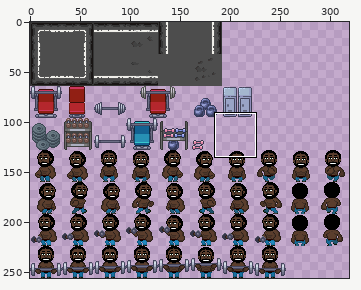
Sprite sheet -- asset-canister/nft/d490e01c-b2a9-48a8-a2b7-70a6ca2a1806.png. The first picture is a wide view before the edit; the outline marks the close-up.
Close-up. Old version:
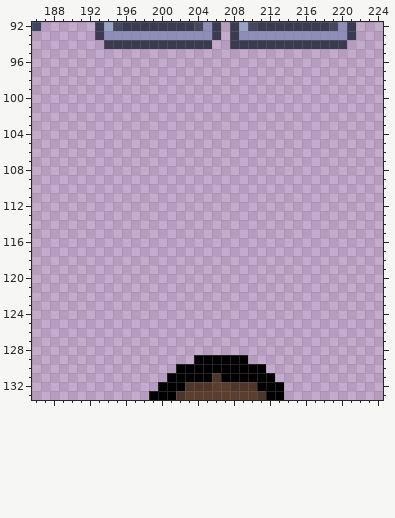
The file is 320x256 pixels. Colours within 5 levels of each other are drawn and written as one. Shown: x 186..224, y 92..133. The wide view leaves out empty margins.
After the commit:
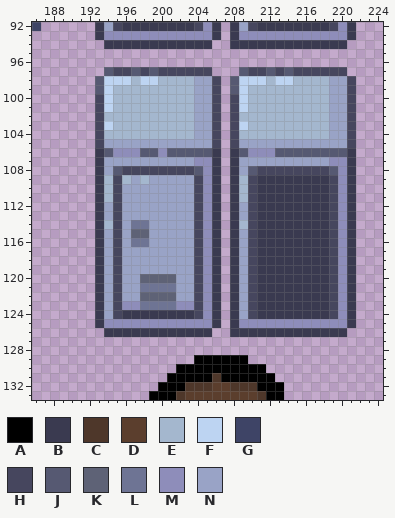
Palette (. is transparent): A #000000  B #3a3a50  C #4e372a  D #5b3e2d  E #a4b7ce  F #bdd4f2  G #3e4466  H #46465e  J #565972  K #5e6276  L #6e7494  M #8e8dba  N #99a3c6
The exact change:
@@ x 186..224 @@
  96 .......................................
- 97 .......................................
- 98 .......................................
- 99 .......................................
-100 .......................................
-101 .......................................
-102 .......................................
-103 .......................................
-104 .......................................
-105 .......................................
-106 .......................................
-107 .......................................
-108 .......................................
-109 .......................................
-110 .......................................
-111 .......................................
-112 .......................................
-113 .......................................
-114 .......................................
-115 .......................................
-116 .......................................
-117 .......................................
-118 .......................................
-119 .......................................
-120 .......................................
-121 .......................................
-122 .......................................
-123 .......................................
-124 .......................................
-125 .......................................
-126 .......................................
+ 97 ........JHHJHJHHHHHH...JHHJHJHHHHHH....
+ 98 .......JFFFEFFEEEENNH.JFFFEFFEEEENNH...
+ 99 .......JFEEEEEEEEENNH.JFEEEEEEEEENNH...
+100 .......HFEEEEEEEEENNH.HFEEEEEEEEENNH...
+101 .......HFEEEEEEEEENNH.HFEEEEEEEEENNH...
+102 .......HEEEEEEEEEENNH.HEEEEEEEEEENNH...
+103 .......HFEEEEEEEEENNH.HFEEEEEEEEENNH...
+104 .......HEEEEEEEEEENNH.HEEEEEEEEEENNH...
+105 .......HNNNNNNNNNNNNH.HNNNNNNNNNNNNH...
+106 .......BJMMMJJMJJJJJB.BJMMMJJJJJJJJB...
+107 .......BNNNNNNNNNNMMB.BNNNNNNNNNNMMB...
+108 .......BNJHHHHHHHHJMB.BNJHHHHHHHHJMB...
+109 .......BEHENENNNNNHMB.BEHBBBBBBBBHMB...
+110 .......BEHNNNNNNNNHMB.BEHBBBBBBBBHMB...
+111 .......BEHNNNNNNNNHMB.BEHBBBBBBBBHMB...
+112 .......BNHNNNNNNNNHMB.BNHBBBBBBBBHMB...
+113 .......BNHNNNNNNNNHMB.BNHBBBBBBBBHMB...
+114 .......BEHNLLNNNNNHMB.BEHBBBBBBBBHMB...
+115 .......BNHNKKNNNNNHMB.BNHBBBBBBBBHMB...
+116 .......BNHNLLNNNNNHMB.BNHBBBBBBBBHMB...
+117 .......BNHNNNNNNNNHMB.BNHBBBBBBBBHMB...
+118 .......BNHNNNNNNNNHMB.BNHBBBBBBBBHMB...
+119 .......BNHNNNNNNNNHMB.BNHBBBBBBBBHMB...
+120 .......BNHNNKKKKNNHMB.BNHBBBBBBBBHMB...
+121 .......BNHNNLLLLNNHMB.BNHBBBBBBBBHMB...
+122 .......BNHNNKKKKNNHMB.BNHBBBBBBBBHMB...
+123 .......BNHMMLLLLMMHMB.BNHBBBBBBBBHMB...
+124 .......BNHBBBBBBBBHMB.BNHBBBBBBBBHMB...
+125 .......BMMMMMMMMMMMMB.BMMMMMMMMMMMMB...
+126 ........BBBBBBBBBBBB..BBBBBBBBBBBBB....
 127 .......................................
Changed places in both close-ups, as pixel boxes (x1, y1, x2, y2):
added: (95, 67, 356, 337)
